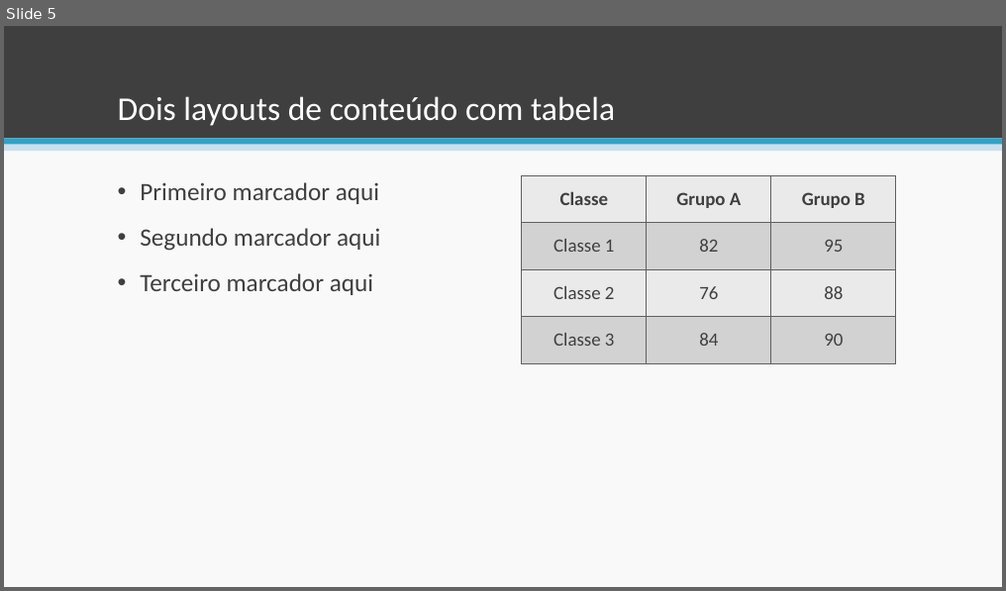
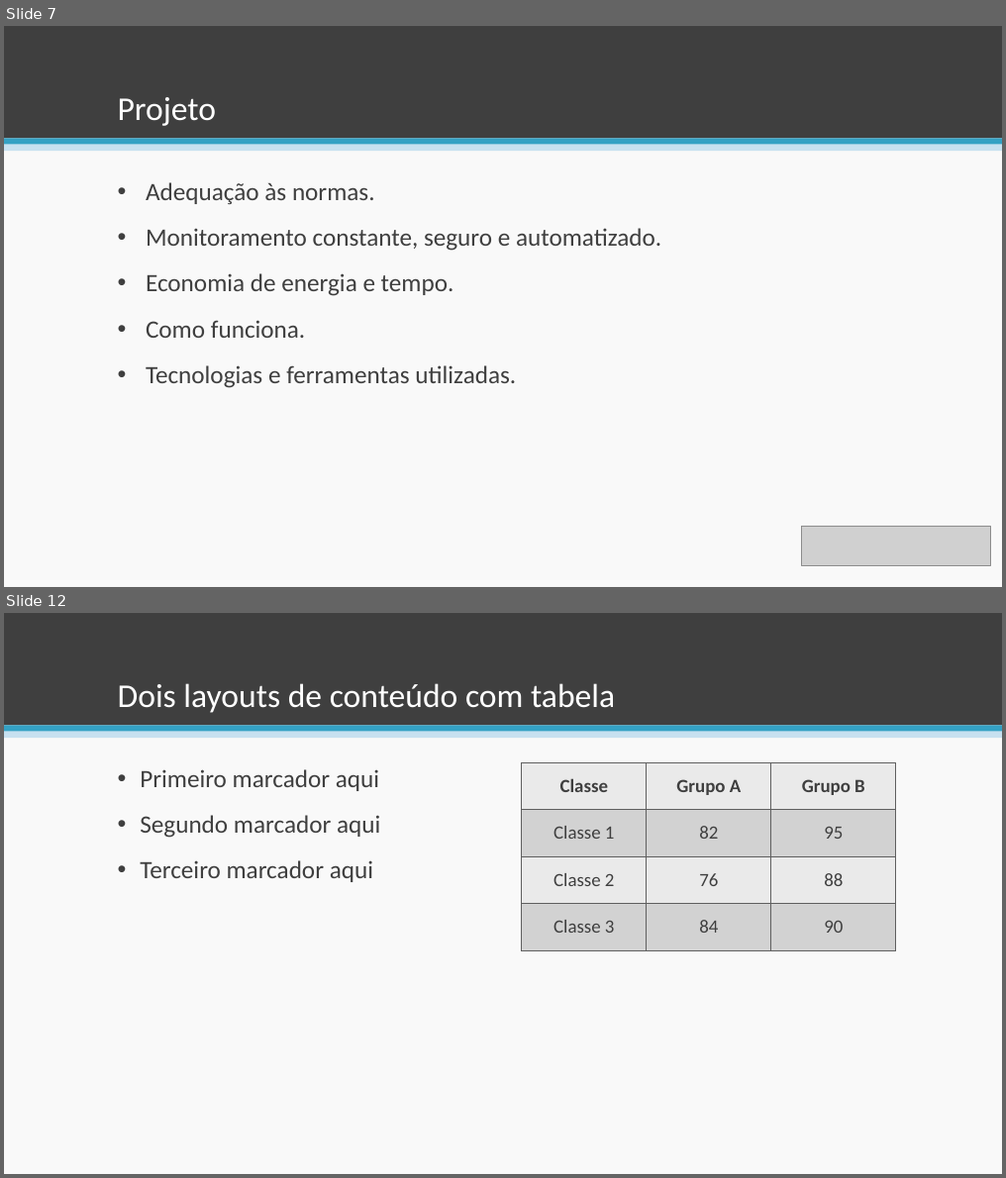
Before and after one commit to esteves-esta/TechHumi, a slide deck: documentacao/PowerPoint.pptx. Shown one above the other, each under a label of ours: slide 5 before the commit, slides 7 and 12 after it; the slides between them are not shown. The pictures are 1006x591 and 1006x1178 pixels, drawn with LibreOffice and Linux fonts; fonts in the diff are those of the drawing; grey boxes stand for pictures; background and template pictures are left out. Boxes give left, top, right and bottom in pixels: in the first picture for what was removed or moved away, otherwise in the second. Text is boxed around its words. In the diff, an @@ line names an element or a change of style, - is before the commit and + after.

```diff
--- a/documentacao/PowerPoint.pptx
+++ b/documentacao/PowerPoint.pptx
@@ slide 7 added at <box>4,26,1002,587</box>, background #F9F9F9; not listed: 3 template elements that a slide beside it also shows @@
@@ title added at <box>118,97,216,126</box>, 32 pt, text #FFFFFF @@
+Projeto
@@ rectangle added at <box>18,162,107,562</box>, fill #F9F9F9, outline #F9F9F9 1 pt @@
@@ rectangle added at <box>700,157,788,557</box>, fill #F9F9F9, outline #F9F9F9 1 pt @@
@@ rectangle added at <box>853,160,942,560</box>, fill #F9F9F9, outline #F9F9F9 1 pt @@
@@ text added at <box>146,182,661,388</box>, 24 pt, text #3F3F3F @@
+• Adequação às normas.
+• Monitoramento constante, seguro e automatizado.
+• Economia de energia e tempo.
+• Como funciona.
+• Tecnologias e ferramentas utilizadas.
@@ rectangle added at <box>444,254,475,271</box>, fill #F9F9F9, outline #F9F9F9 1 pt @@
@@ rectangle added at <box>118,406,648,576</box>, fill #F9F9F9, outline #F9F9F9 1 pt @@
@@ picture added at <box>801,526,991,566</box> @@
@@ what was slide 5 is now slide 12 @@
```
Also in this commit, not shown: 2 slides changed, 8 other slides added, 3 slides removed.
